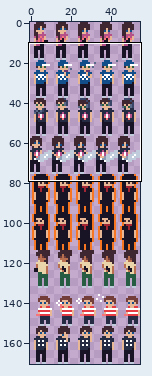
A sprite sheet gets an edit: res/npc.png. The picture above shows the old version from afar; the outline marks the close-up.
Close-up. The starting point:
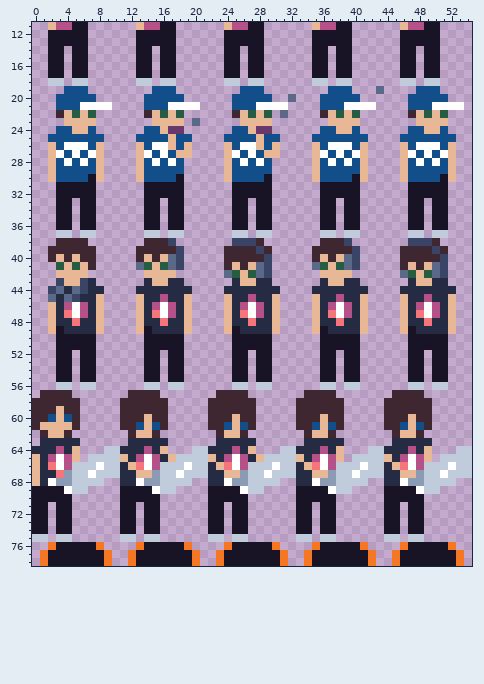
The file is 55x171 pixels. Pixels under 10% opacity are left out. Shown: x 0..54, y 11..78. The commit also changed other parts of the picture, which this record leaves out.
New version:
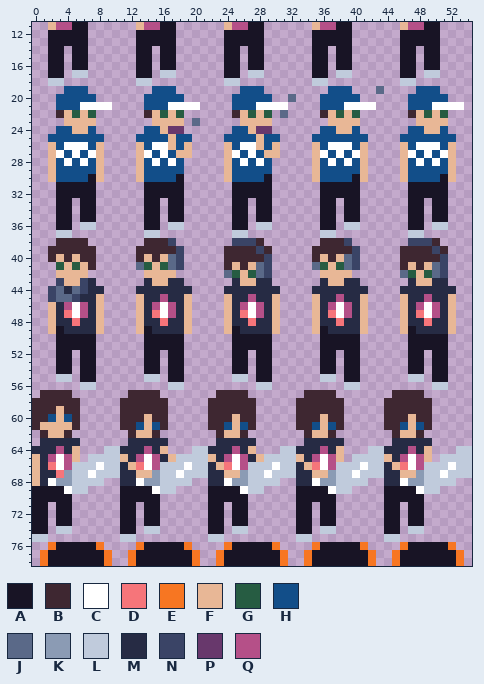
Palette (. is transparent): A #181425  B #3e2731  C #ffffff  D #f6757a  E #f77622  F #e8b796  G #265c42  H #124e89  J #5a6988  K #8b9bb4  L #c0cbdc  M #262b44  N #3a4466  P #68386c  Q #b55088
Changes in this commit:
@@ x 0..54 @@
 16 ..AA.AA......AA.AA......AA.AA......AA.AA......AA.AA....
-17 ..AA.AA......AA.AA......AA.AA......AA.AA......AA.AA....
-18 ..LL.LL......LL.LL......LL.LL......LL.LL......LL.LL....
+17 ..AA.LL......AA.LL......AA.LL......AA.LL......AA.LL....
+18 ..LL.........LL.........LL.........LL.........LL.......
 19 ....HHH........HHH........HHH........HHH...J....HHH....
@@ x 0..54 @@
 35 ...AA.AA......AA.AA......AA.AA......AA.AA......AA.AA...
-36 ...AA.AA......AA.AA......AA.AA......AA.AA......AA.AA...
-37 ...LL.LL......LL.LL......LL.LL......LL.LL......LL.LL...
+36 ...AA.LL......AA.LL......AA.LL......AA.LL......AA.LL...
+37 ...LL.........LL.........LL.........LL.........LL......
 38 ...BBBB.......BBBN.......NNNB.......BBBN.......NNNB....
@@ x 0..5 @@
 44 ..NJMJ
-45 ..JMJN
+45 ..NJJN
 46 ..FMQC
@@ x 0..54 @@
 54 ...AA.AA......AA.AA......AA.AA......AA.AA......AA.AA...
-55 ...AA.AA......AA.AA......AA.AA......AA.AA......AA.AA...
-56 ...LL.LL......LL.LL......LL.LL......LL.LL......LL.LL...
+55 ...LL.AA......LL.AA......LL.AA......LL.AA......LL.AA...
+56 ......LL.........LL.........LL.........LL.........LL...
 57 .BBBB.......BBBB.......BBBB.......BBBB.......BBBB......
@@ x 0..54 @@
 73 AA.AA......AA.AA......AA.AA......AA.AA......AA.AA......
-74 AA.AA......AA.AA......AA.AA......AA.AA......AA.AA......
-75 LL.LL......LL.LL......LL.LL......LL.LL......LL.LL......
+74 AA.LL......AA.LL......AA.LL......AA.LL......AA.LL......
+75 LL.........LL.........LL.........LL.........LL.........
 76 ..EAAAAAE....EAAAAAE....EAAAAAE....EAAAAAE....EAAAAAE..
